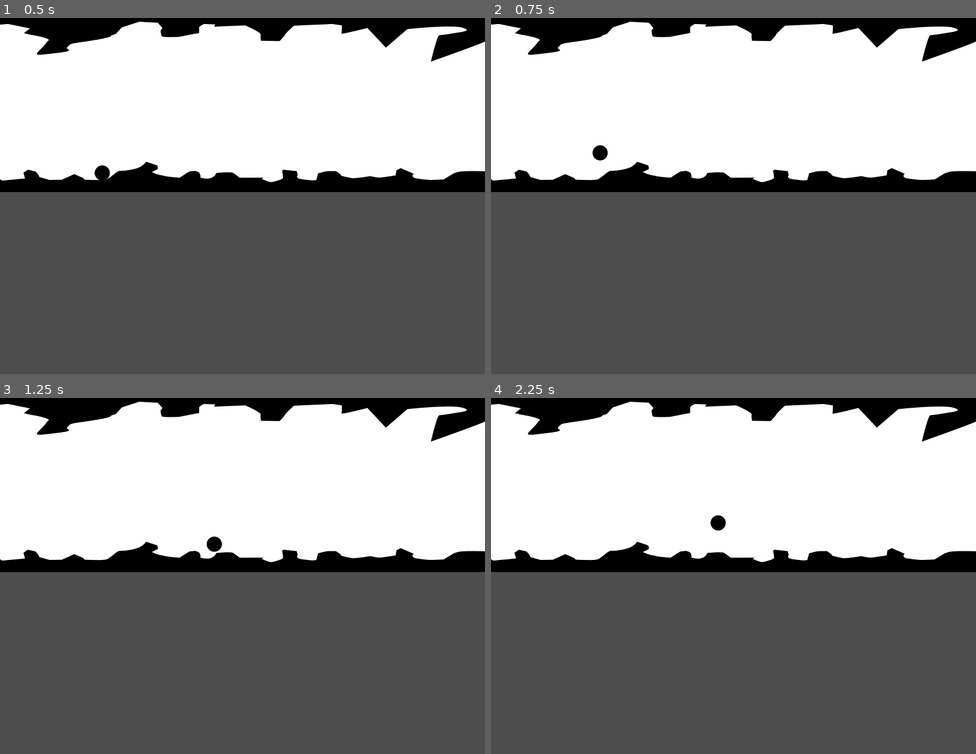
Above: before the commit, frames 1-4 (two rows, left to right).
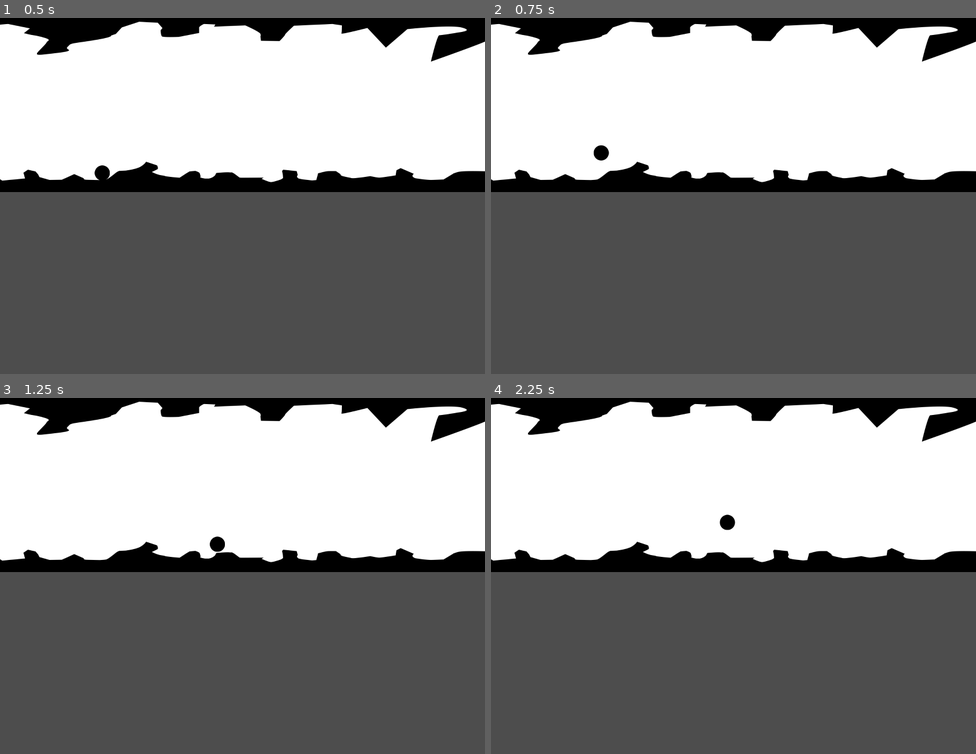
Above: after the commit, the same moments.

Repository: animastralis/trijam-ricochet
Game: Godot game, scene res://assets/world.tscn
The game is run twice, just before and just after one commit, with the same random seed, the same clock (stepped at 60 frames per second) and the same inputs.
Inputs (mouse positions are in pixels of both pictures, inside the frame that each line leads up to):
- Up to frame 1 (0.5 s): no input
- Up to frame 2 (0.75 s): move the mouse to (840, 174) at 0.52 s; click (840, 174) at 0.67 s
- Up to frame 3 (1.25 s): no input
- Up to frame 4 (2.25 s): move the mouse to (636, 590) at 1.27 s; click (636, 590) at 1.42 s; move the mouse to (782, 490) at 2.02 s; click (782, 490) at 2.17 s

Frame 1 is identical in both runs. In frame 2, less than 0.1% of the frame differs, in the area x 20-25%, y 35-41%; in frame 3, less than 0.1%; in frame 4, 0.2%, in the area x 45-51%, y 32-38%.

Commit message:
Update ball.tscn
Ball Animations

Diff:
--- a/assets/ball.tscn
+++ b/assets/ball.tscn
@@ -9,8 +9,185 @@
 [sub_resource type="CircleShape2D" id="CircleShape2D_8kf32"]
 radius = 32.0
 
+[sub_resource type="Animation" id="Animation_f8axv"]
+resource_name = "Ball_Up_Down_Squish"
+length = 0.2
+loop_mode = 2
+tracks/0/type = "value"
+tracks/0/imported = false
+tracks/0/enabled = true
+tracks/0/path = NodePath("Sprite2D:scale")
+tracks/0/interp = 1
+tracks/0/loop_wrap = true
+tracks/0/keys = {
+"times": PackedFloat32Array(0, 0.2),
+"transitions": PackedFloat32Array(1, 1),
+"update": 0,
+"values": [Vector2(1, 1), Vector2(1, 0.546875)]
+}
+tracks/1/type = "value"
+tracks/1/imported = false
+tracks/1/enabled = true
+tracks/1/path = NodePath("Sprite2D:position")
+tracks/1/interp = 1
+tracks/1/loop_wrap = true
+tracks/1/keys = {
+"times": PackedFloat32Array(0, 0.2),
+"transitions": PackedFloat32Array(1, 1),
+"update": 0,
+"values": [Vector2(0, 0), Vector2(0, 14.5)]
+}
+
+[sub_resource type="Animation" id="Animation_l30l0"]
+resource_name = "Ball_Left_Squish"
+length = 0.2
+loop_mode = 1
+tracks/0/type = "value"
+tracks/0/imported = false
+tracks/0/enabled = true
+tracks/0/path = NodePath("Sprite2D:scale")
+tracks/0/interp = 1
+tracks/0/loop_wrap = true
+tracks/0/keys = {
+"times": PackedFloat32Array(0, 0.2),
+"transitions": PackedFloat32Array(1, 1),
+"update": 0,
+"values": [Vector2(1, 1), Vector2(1, 0.546875)]
+}
+tracks/1/type = "value"
+tracks/1/imported = false
+tracks/1/enabled = true
+tracks/1/path = NodePath("Sprite2D:position")
+tracks/1/interp = 1
+tracks/1/loop_wrap = true
+tracks/1/keys = {
+"times": PackedFloat32Array(0, 0.2),
+"transitions": PackedFloat32Array(1, 1),
+"update": 0,
+"values": [Vector2(0, 0), Vector2(0, 14.5)]
+}
+
+[sub_resource type="Animation" id="Animation_l2l23"]
+resource_name = "Ball_Right_Squish"
+length = 0.2
+loop_mode = 1
+tracks/0/type = "value"
+tracks/0/imported = false
+tracks/0/enabled = true
+tracks/0/path = NodePath("Sprite2D:scale")
+tracks/0/interp = 1
+tracks/0/loop_wrap = true
+tracks/0/keys = {
+"times": PackedFloat32Array(0, 0.2),
+"transitions": PackedFloat32Array(1, 1),
+"update": 0,
+"values": [Vector2(1, 1), Vector2(1, 0.546875)]
+}
+tracks/1/type = "value"
+tracks/1/imported = false
+tracks/1/enabled = true
+tracks/1/path = NodePath("Sprite2D:position")
+tracks/1/interp = 1
+tracks/1/loop_wrap = true
+tracks/1/keys = {
+"times": PackedFloat32Array(0, 0.2),
+"transitions": PackedFloat32Array(1, 1),
+"update": 0,
+"values": [Vector2(0, 0), Vector2(0, 14.5)]
+}
+
+[sub_resource type="Animation" id="Animation_6qfka"]
+resource_name = "Ball_Up_Squish"
+length = 0.2
+loop_mode = 1
+tracks/0/type = "value"
+tracks/0/imported = false
+tracks/0/enabled = true
+tracks/0/path = NodePath("Sprite2D:scale")
+tracks/0/interp = 1
+tracks/0/loop_wrap = true
+tracks/0/keys = {
+"times": PackedFloat32Array(0, 0.2),
+"transitions": PackedFloat32Array(1, 1),
+"update": 0,
+"values": [Vector2(1, 1), Vector2(1, 0.546875)]
+}
+tracks/1/type = "value"
+tracks/1/imported = false
+tracks/1/enabled = true
+tracks/1/path = NodePath("Sprite2D:position")
+tracks/1/interp = 1
+tracks/1/loop_wrap = true
+tracks/1/keys = {
+"times": PackedFloat32Array(0, 0.2),
+"transitions": PackedFloat32Array(1, 1),
+"update": 0,
+"values": [Vector2(0, 0), Vector2(0, 14.5)]
+}
+
+[sub_resource type="Animation" id="Animation_w4qwd"]
+length = 0.001
+tracks/0/type = "value"
+tracks/0/imported = false
+tracks/0/enabled = true
+tracks/0/path = NodePath("Sprite2D:position")
+tracks/0/interp = 1
+tracks/0/loop_wrap = true
+tracks/0/keys = {
+"times": PackedFloat32Array(0),
+"transitions": PackedFloat32Array(1),
+"update": 0,
+"values": [Vector2(0, 0)]
+}
+tracks/1/type = "value"
+tracks/1/imported = false
+tracks/1/enabled = true
+tracks/1/path = NodePath("Sprite2D:scale")
+tracks/1/interp = 1
+tracks/1/loop_wrap = true
+tracks/1/keys = {
+"times": PackedFloat32Array(0),
+"transitions": PackedFloat32Array(1),
+"update": 0,
+"values": [Vector2(1, 1)]
+}
+tracks/2/type = "value"
+tracks/2/imported = false
+tracks/2/enabled = true
+tracks/2/path = NodePath(".:position")
+tracks/2/interp = 1
+tracks/2/loop_wrap = true
+tracks/2/keys = {
+"times": PackedFloat32Array(0),
+"transitions": PackedFloat32Array(1),
+"update": 0,
+"values": [Vector2(0, 0)]
+}
+tracks/3/type = "value"
+tracks/3/imported = false
+tracks/3/enabled = true
+tracks/3/path = NodePath(".:scale")
+tracks/3/interp = 1
+tracks/3/loop_wrap = true
+tracks/3/keys = {
+"times": PackedFloat32Array(0),
+"transitions": PackedFloat32Array(1),
+"update": 0,
+"values": [Vector2(1, 1)]
+}
+
+[sub_resource type="AnimationLibrary" id="AnimationLibrary_wsu4s"]
+_data = {
+&"Ball_Down_Squish": SubResource("Animation_f8axv"),
+&"Ball_Left_Squish": SubResource("Animation_l30l0"),
+&"Ball_Right_Squish": SubResource("Animation_l2l23"),
+&"Ball_Up_Squish": SubResource("Animation_6qfka"),
+&"RESET": SubResource("Animation_w4qwd")
+}
+
 [node name="Ball" type="RigidBody2D" unique_id=1954331888]
 physics_material_override = SubResource("PhysicsMaterial_8kf32")
+lock_rotation = true
 script = ExtResource("1_f8axv")
 
 [node name="Sprite2D" type="Sprite2D" parent="." unique_id=1880896522]
@@ -18,3 +195,6 @@
 
 [node name="CollisionShape2D" type="CollisionShape2D" parent="." unique_id=1680462489]
 shape = SubResource("CircleShape2D_8kf32")
+
+[node name="AnimationPlayer" type="AnimationPlayer" parent="." unique_id=1825227115]
+libraries/ = SubResource("AnimationLibrary_wsu4s")
Not shown: 1 places in assets/ball.tscn that only renumber resources
